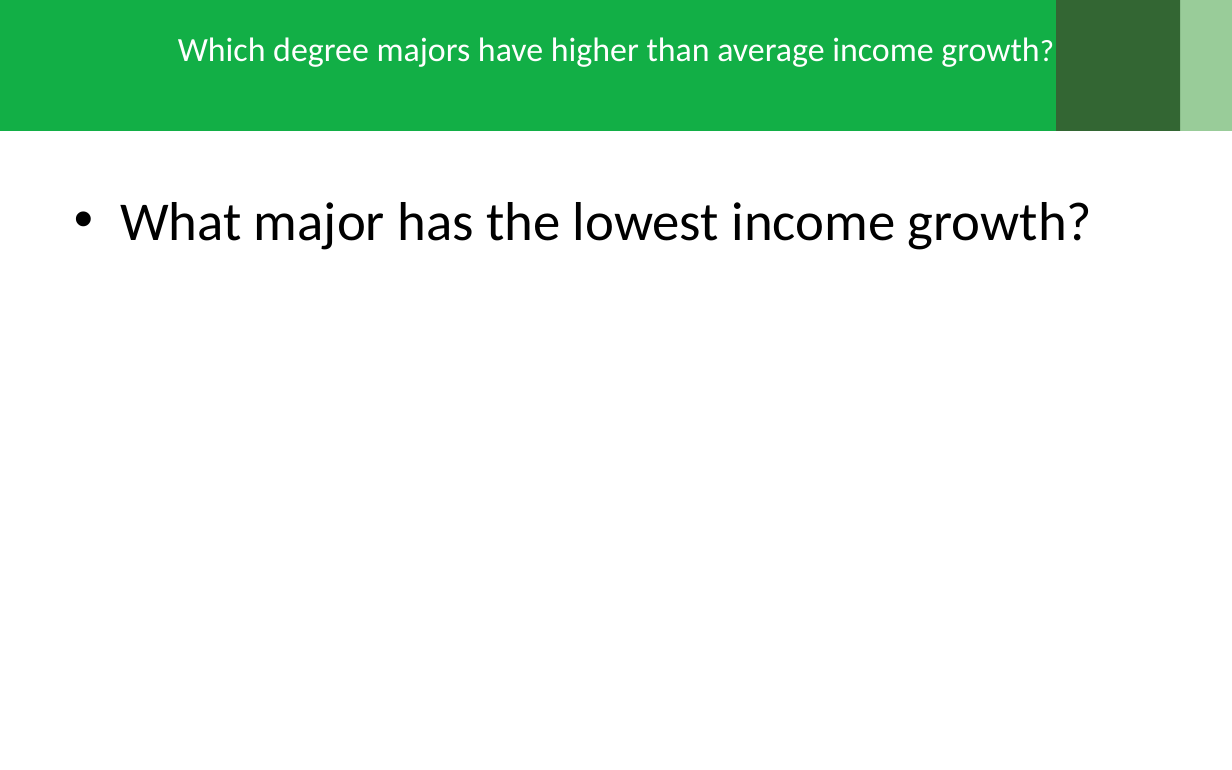
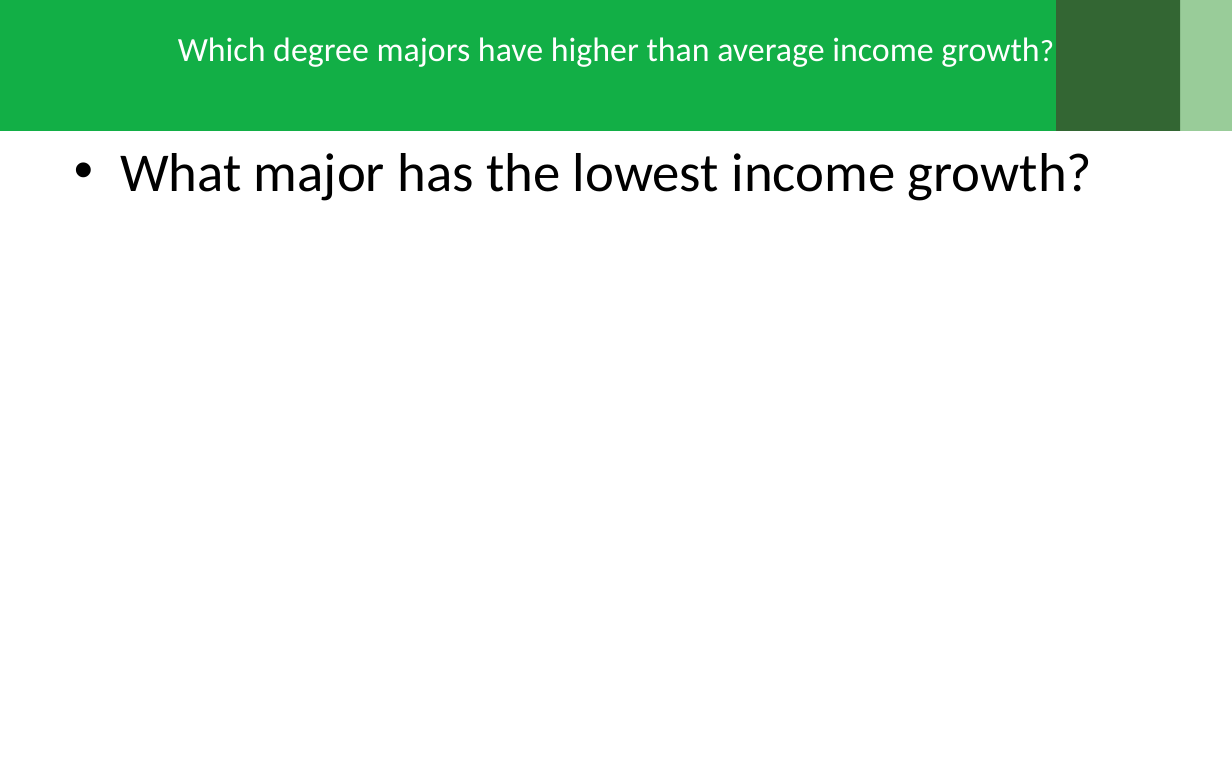
Before and after one commit to khosenag03/RICHdataGroupProject, a slide deck: slide 22 of The True Meaning behind Decision Day.pptx (slide 15 before the commit). Drawn at 1232x770 pixels with LibreOffice and Linux fonts; fonts in the diff are those of the drawing; background and template pictures are left out. Boxes give left, top, right and bottom in pixels: in the first picture for what was removed or moved away, otherwise in the second. Text is boxed around its words. In the diff, an @@ line names an element or a change of style, - is before the commit and + after.

```diff
--- a/The True Meaning behind Decision Day.pptx
+++ b/The True Meaning behind Decision Day.pptx
@@ text "What major has the lowest ...": place and size @@
-text "What major has the lowest ..." at box(120, 202, 1092, 250)
+text "What major has the lowest ..." at box(120, 153, 1092, 201)
```
Also in this commit, not shown: 14 other slides changed, 9 slides added.
